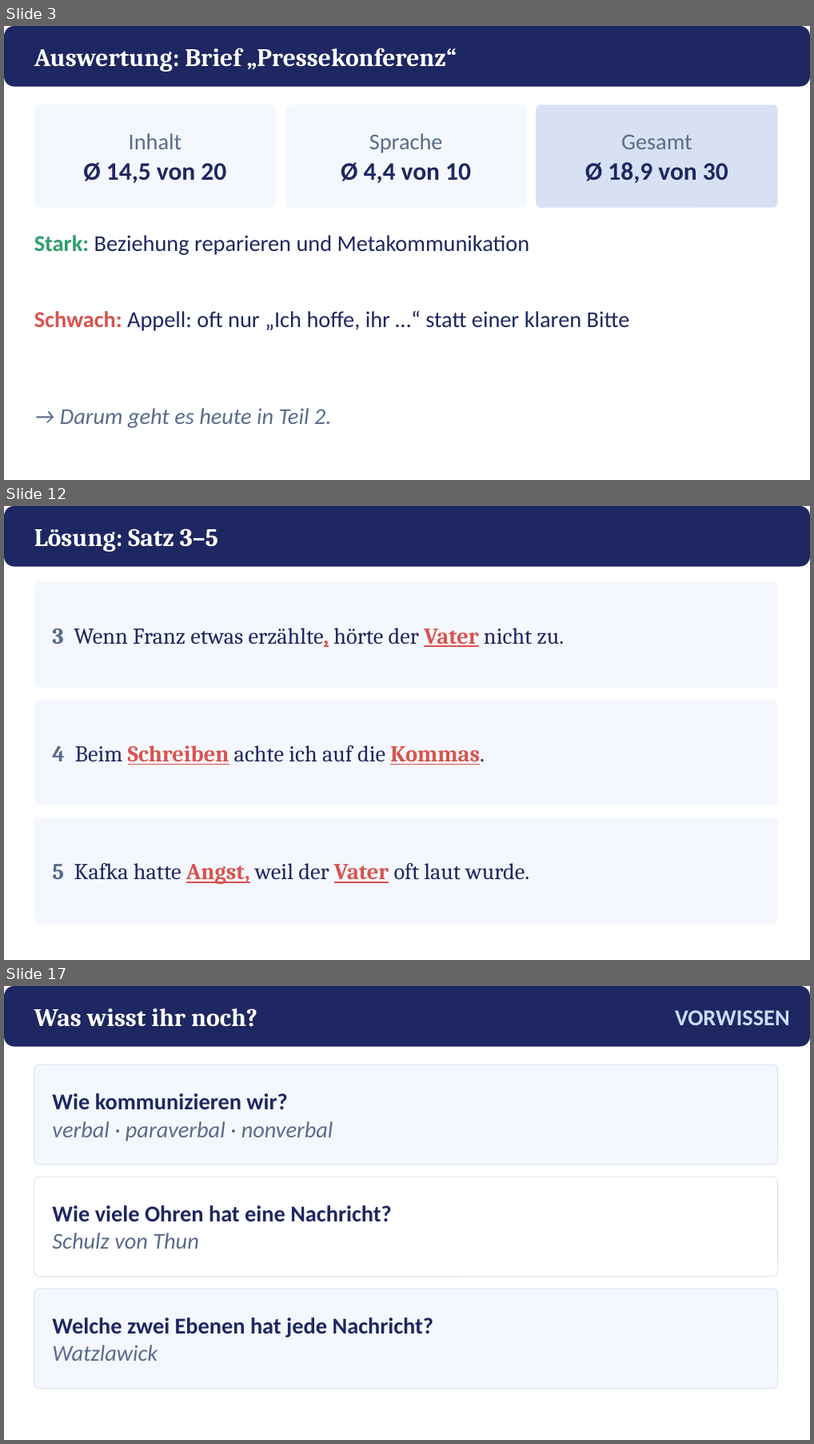
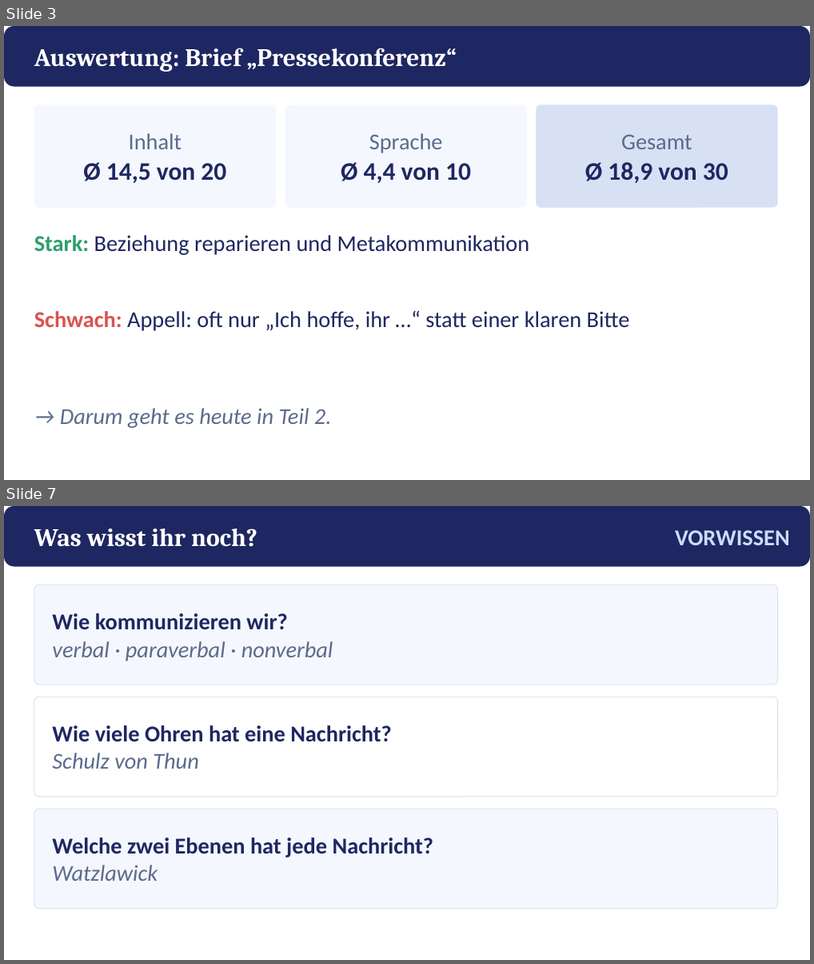
Before and after one commit to golzkonstantin-gif/Schule, a slide deck: Deutsch_11/Kafka_Appell/Praesentation_Kafkas_Appell.pptx. Shown one above the other, each under a label of ours: slides 3, 12 and 17 before the commit, slides 3 and 7 after it; the slides between them are not shown. The pictures are 814x1444 and 814x964 pixels, drawn with LibreOffice and Linux fonts; fonts in the diff are those of the drawing. Boxes give left, top, right and bottom in pixels: in the first picture for what was removed or moved away, otherwise in the second. Text is boxed around its words. In the diff, an @@ line names an element or a change of style, - is before the commit and + after.

```diff
--- a/Deutsch_11/Kafka_Appell/Praesentation_Kafkas_Appell.pptx
+++ b/Deutsch_11/Kafka_Appell/Praesentation_Kafkas_Appell.pptx
@@ slide 12 removed at bbox=[4, 506, 810, 960], background #FFFFFF @@
@@ rounded rectangle removed at bbox=[4, 506, 810, 567] @@
@@ text removed at bbox=[34, 528, 218, 552] @@
-Lösung: Satz 3–5
@@ rounded rectangle removed at bbox=[34, 582, 778, 688] @@
@@ text removed at bbox=[52, 628, 564, 647] @@
-3 Wenn Franz etwas erzählte, hörte der Vater nicht zu.
@@ rounded rectangle removed at bbox=[34, 700, 778, 805] @@
@@ text removed at bbox=[52, 745, 485, 764] @@
-4 Beim Schreiben achte ich auf die Kommas.
@@ rounded rectangle removed at bbox=[34, 817, 778, 924] @@
@@ text removed at bbox=[52, 863, 530, 884] @@
-5 Kafka hatte Angst, weil der Vater oft laut wurde.
@@ what was slide 17 is now slide 7 @@
```
Also in this commit, not shown: 6 slides changed, 9 other slides removed, 14 other files.
